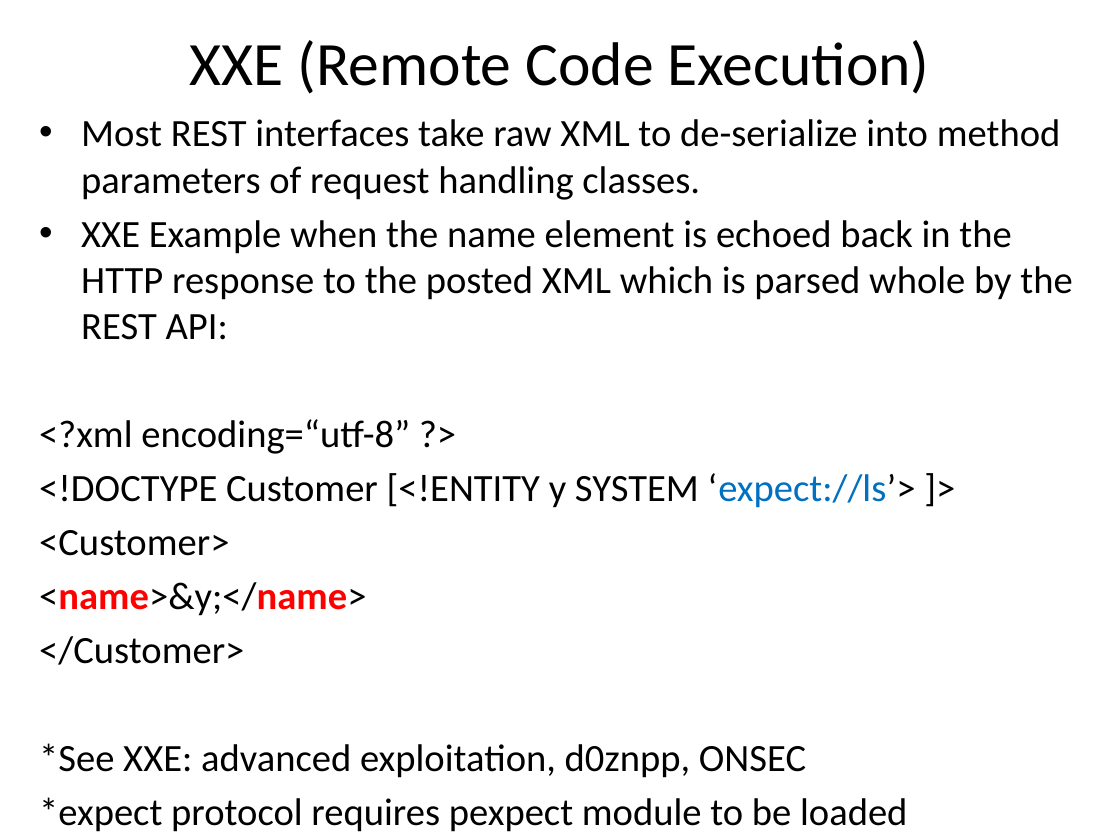
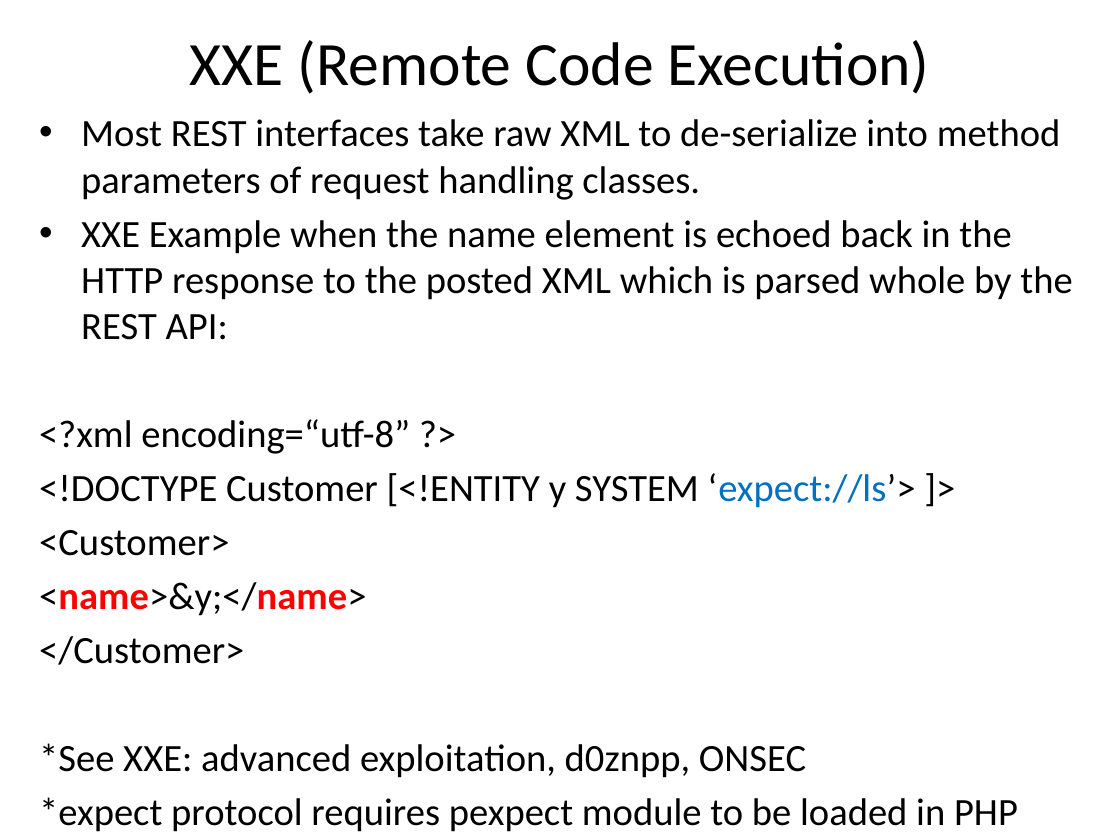
Before and after one commit to o2platform/DefCon_RESTing, a slide deck: slide 26 of Presentation/RESTing On Your Laurels Will Get You Powned3.pptx. Drawn at 1120x840 pixels with LibreOffice and Linux fonts; fonts in the diff are those of the drawing. Boxes give left, top, right and bottom in pixels: in the first picture for what was removed or moved away, otherwise in the second. Text is boxed around its words. In the diff, an @@ line names an element or a change of style, - is before the commit and + after.

```diff
--- a/Presentation/RESTing On Your Laurels Will Get You Powned3.pptx
+++ b/Presentation/RESTing On Your Laurels Will Get You Powned3.pptx
@@ text at [39, 797, 1018, 832]: text changed @@
-*expect protocol requires pexpect module to be loaded
+*expect protocol requires pexpect module to be loaded in PHP
```
Also in this commit, not shown: 9 other slides changed, 7 slides added, 2 slides removed.
